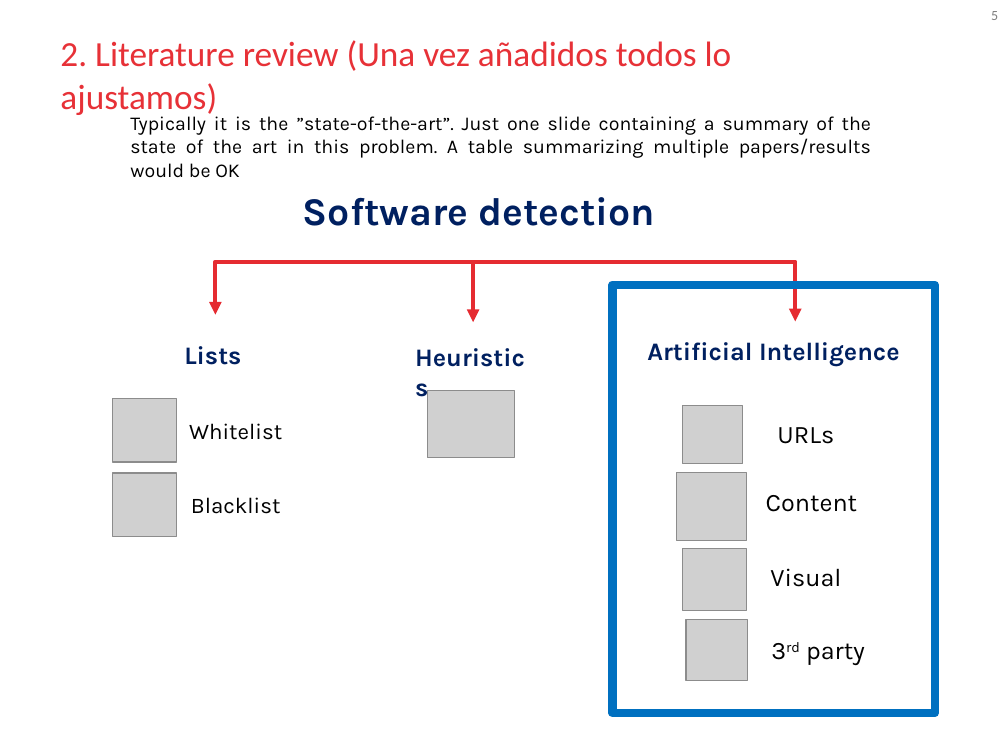
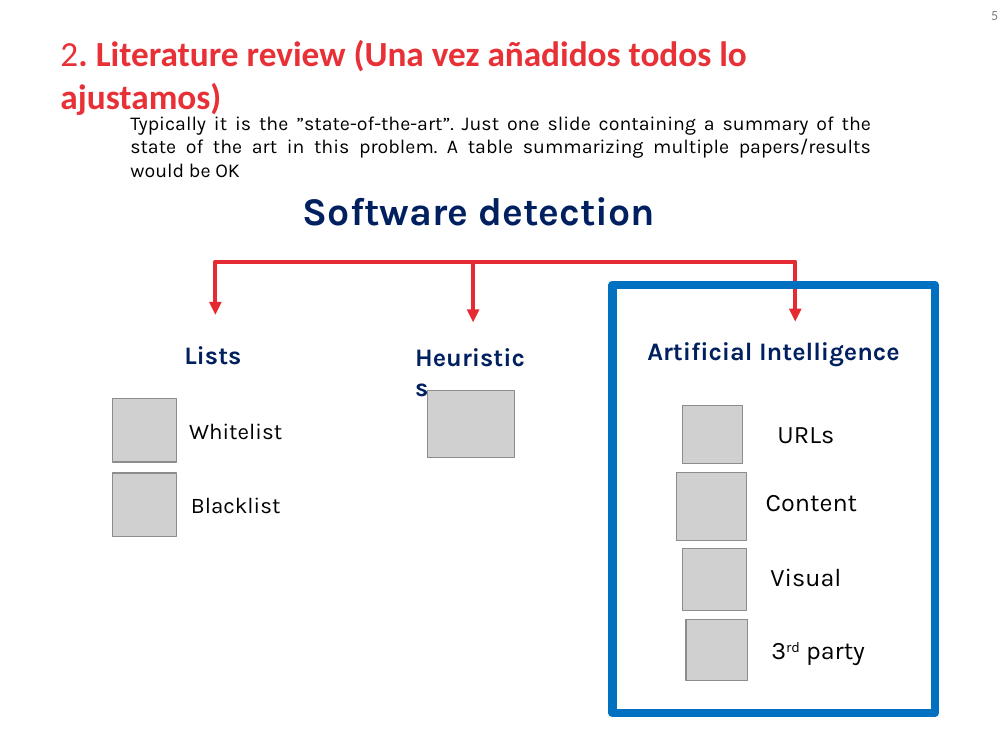
Before and after one commit to blooraayy/VA_RetoMichelin, a slide deck: slide 5 of docs/GIDIA_VA_Course_Project_Presentations.pptx. Drawn at 1008x756 pixels with LibreOffice and Linux fonts; fonts in the diff are those of the drawing; grey boxes stand for pictures; background and template pictures are left out. Boxes give left, top, right and bottom in pixels: in the first picture for what was removed or moved away, otherwise in the second. Text is boxed around its words. In the diff, an @@ line names an element or a change of style, - is before the commit and + after.

```diff
--- a/docs/GIDIA_VA_Course_Project_Presentations.pptx
+++ b/docs/GIDIA_VA_Course_Project_Presentations.pptx
@@ title "2. Literature review (Una vez ..." at (60, 40, 747, 117): bold on @@
```
Also in this commit, not shown: 14 other slides changed, 2 slides added.
